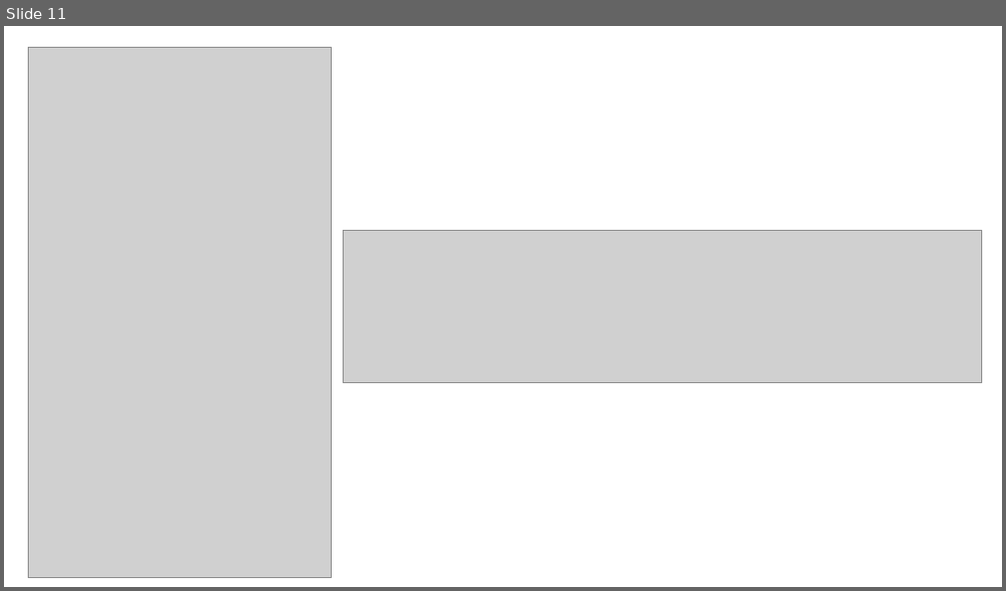
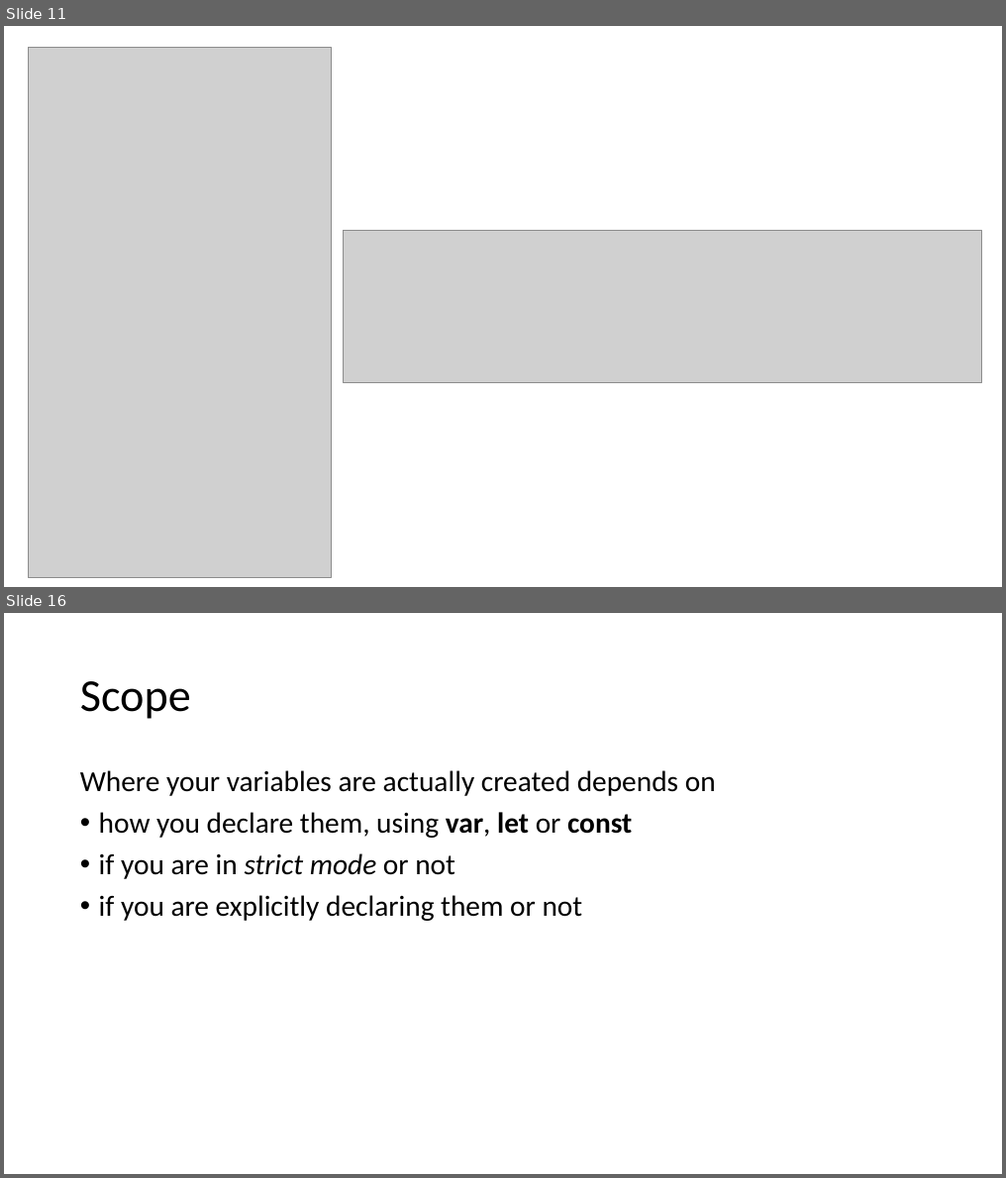
Before and after one commit to NickNaso/nodejs-tsw-2017, a slide deck: slides/nodejs-from-zero-to-hero.pptx. Shown one above the other, each under a label of ours: slide 11 before the commit, slides 11 and 16 after it; the slides between them are not shown. The pictures are 1006x591 and 1006x1178 pixels, drawn with LibreOffice and Linux fonts; fonts in the diff are those of the drawing; grey boxes stand for pictures. Boxes give left, top, right and bottom in pixels: in the first picture for what was removed or moved away, otherwise in the second. Text is boxed around its words. In the diff, an @@ line names an element or a change of style, - is before the commit and + after.

```diff
--- a/slides/nodejs-from-zero-to-hero.pptx
+++ b/slides/nodejs-from-zero-to-hero.pptx
@@ slide 16 added at (4, 613, 1002, 1174), background #FFFFFF @@
@@ title added at (80, 681, 191, 719), 44 pt, text #000000 @@
+Scope
@@ text added at (80, 770, 716, 921), 28 pt, text #000000 @@
+Where your variables are actually created depends on
+• how you declare them, using var, let or const
+• if you are in strict mode or not
+• if you are explicitly declaring them or not
```
Also in this commit, not shown: 19 other slides added, 33 other files.
